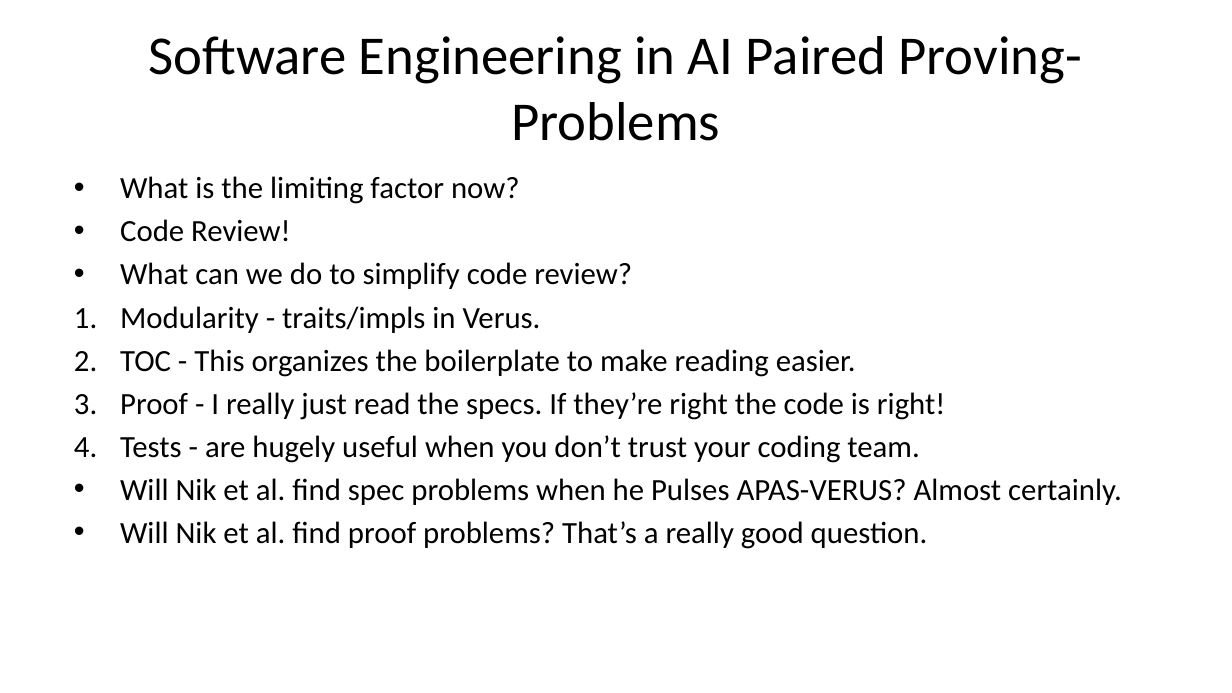
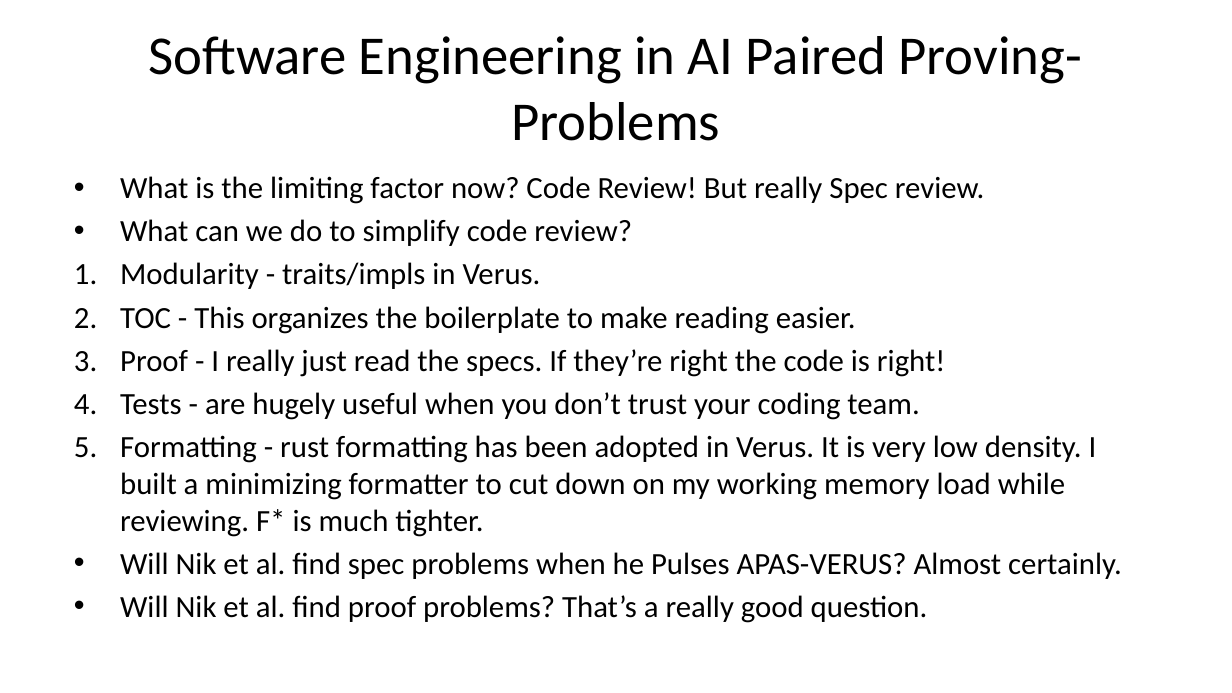
Before and after one commit to briangmilnes/APAS-VERUS, a slide deck: slide 60 of lectures/slidesMSR.pptx (slide 59 before the commit). Drawn at 1232x693 pixels with LibreOffice and Linux fonts; fonts in the diff are those of the drawing. Boxes give left, top, right and bottom in pixels: in the first picture for what was removed or moved away, otherwise in the second. Text is boxed around its words. In the diff, an @@ line names an element or a change of style, - is before the commit and + after.

```diff
--- a/lectures/slidesMSR.pptx
+++ b/lectures/slidesMSR.pptx
@@ text at bbox=[120, 176, 984, 204]: text changed @@
-• What is the limiting factor now?
-• Code Review!
+• What is the limiting factor now? Code Review! But really Spec review.
@@ text at bbox=[120, 435, 1097, 537]: paragraph added @@
+5. Formatting - rust formatting has been adopted in Verus. It is very low density. I built a minimizing formatter to cut down on my working memory load while reviewing. F* is much tighter.
```
Also in this commit, not shown: 20 other slides changed, 1 slide added, 3 other files.
